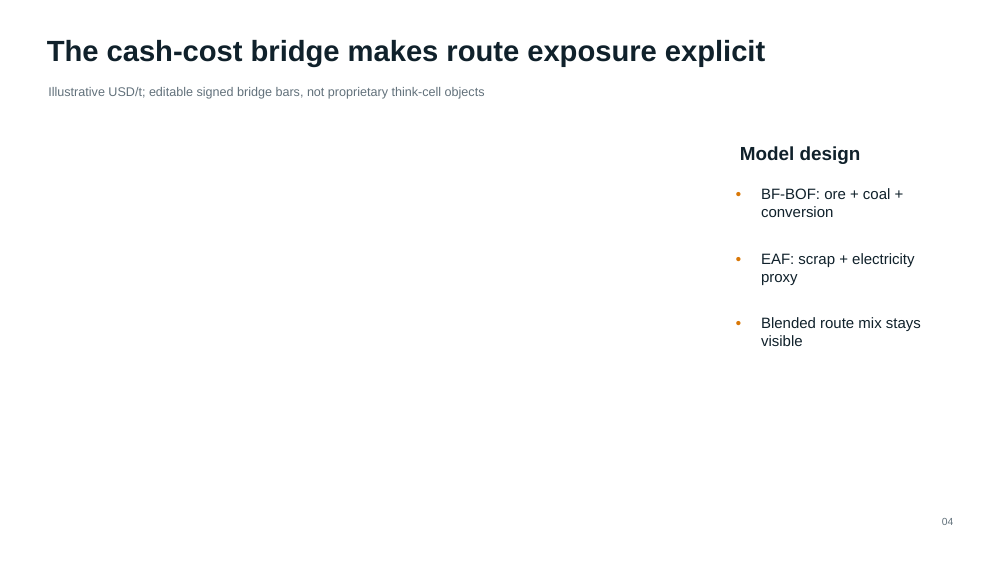
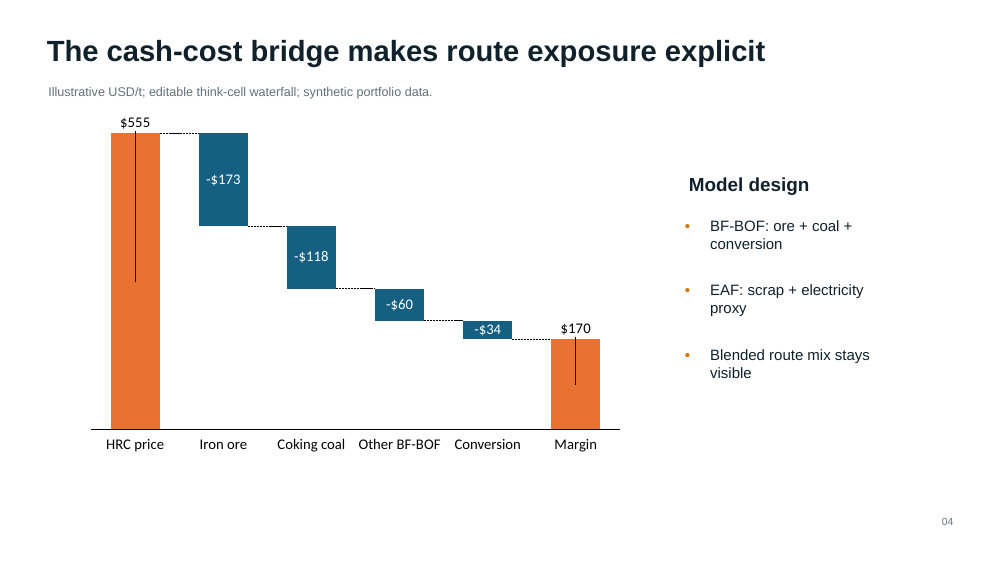
Before and after one commit to aimiaosu-blip/steel-strategy-analytics-portfolio, a slide deck: slide 5 of deck/china_steel_strategy_brief.pptx. Drawn at 1008x567 pixels with LibreOffice and Linux fonts; fonts in the diff are those of the drawing. Boxes give left, top, right and bottom in pixels: in the first picture for what was removed or moved away, otherwise in the second. Text is boxed around its words. In the diff, an @@ line names an element or a change of style, - is before the commit and + after.

Commit message:
Add files via upload
Update strategy deck with editable think-cell charts

```diff
--- a/deck/china_steel_strategy_brief.pptx
+++ b/deck/china_steel_strategy_brief.pptx
@@ text at box(48, 87, 433, 99): text changed @@
-Illustrative USD/t; editable signed bridge bars, not proprietary think-cell objects
+Illustrative USD/t; editable think-cell waterfall; synthetic portfolio data.
@@ column stacked chart added at box(85, 98, 627, 454) @@
+categories: 1, 2, 3, 4, 5, 6
+Series 1: 555, 382, 264, 204, 170, 170
+Series 2: -, 31, 21, 11, 6, -
@@ line added from (160, 134) to (199, 134), #000000 0.25 pt dashed @@
@@ text added at box(206, 174, 240, 186), 14 pt, text #FFFFFF @@
+-$173
@@ line added from (248, 226) to (287, 226), #000000 0.25 pt dashed @@
@@ text added at box(294, 251, 328, 263), 14 pt, text #FFFFFF @@
+-$118
@@ line added from (336, 289) to (375, 289), #000000 0.25 pt dashed @@
@@ text added at box(386, 299, 413, 311), 14 pt, text #FFFFFF @@
+-$60
@@ 7 texts: place and size @@
-7 texts at box(729, 146, 921, 346)
+7 texts at box(678, 177, 870, 378)
@@ line added from (424, 321) to (464, 321), #000000 0.25 pt dashed @@
@@ text added at box(474, 324, 501, 336), 14 pt, text #FFFFFF @@
+-$34
@@ line added from (513, 339) to (551, 339), #000000 0.25 pt dashed @@
@@ text added at box(106, 439, 164, 452), 14 pt, text #000000 @@
+HRC price
@@ text added at box(200, 439, 247, 449), 14 pt, text #000000 @@
+Iron ore
@@ text added at box(277, 438, 345, 452), 14 pt, text #000000 @@
+Coking coal
@@ text added at box(359, 438, 441, 449), 14 pt, text #000000 @@
+Other BF-BOF
@@ text added at box(455, 439, 521, 449), 14 pt, text #000000 @@
+Conversion
@@ text added at box(554, 439, 597, 452), 14 pt, text #000000 @@
+Margin
```
Also in this commit, not shown: 1 other slide changed, 1 other file.
